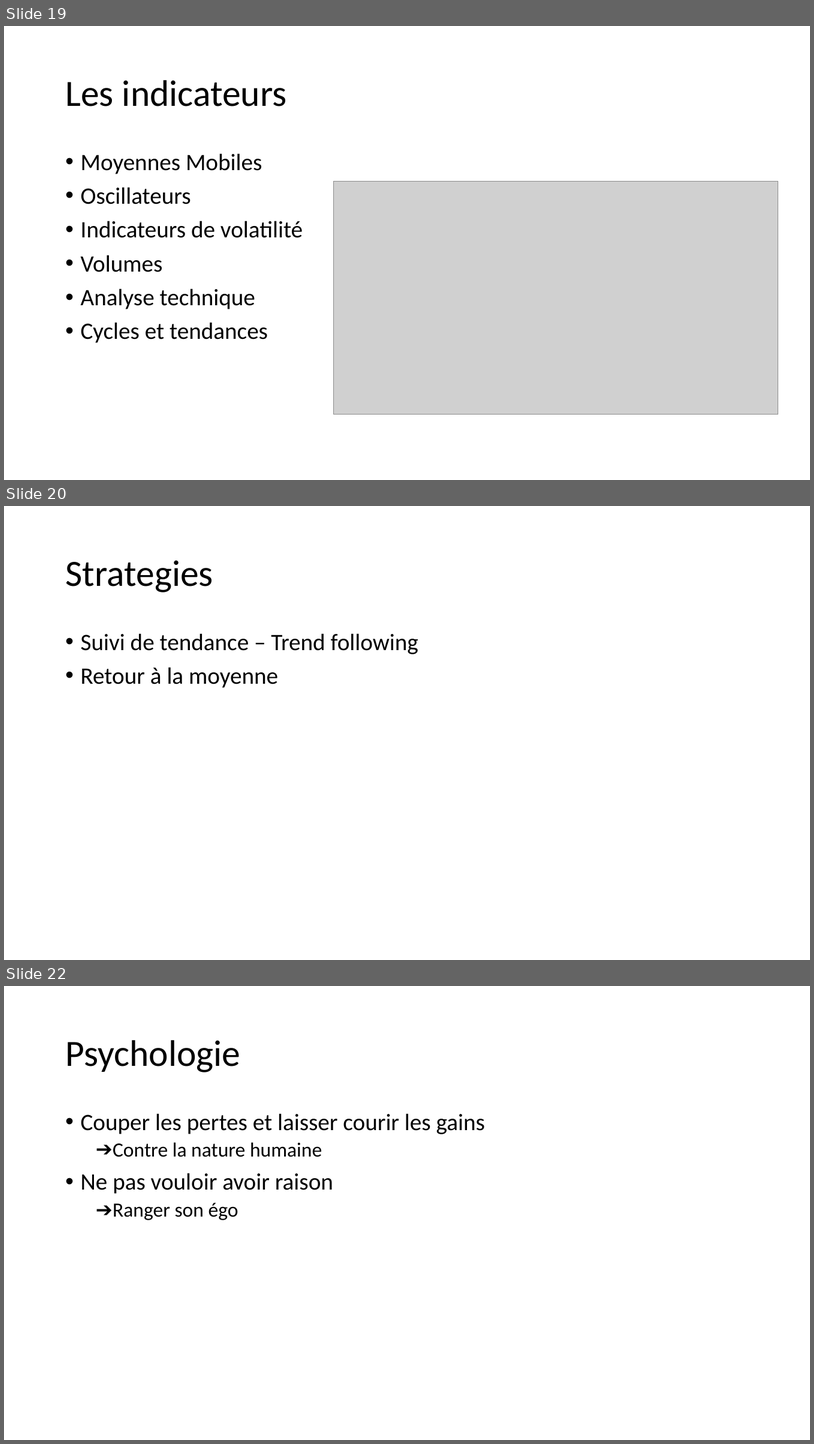
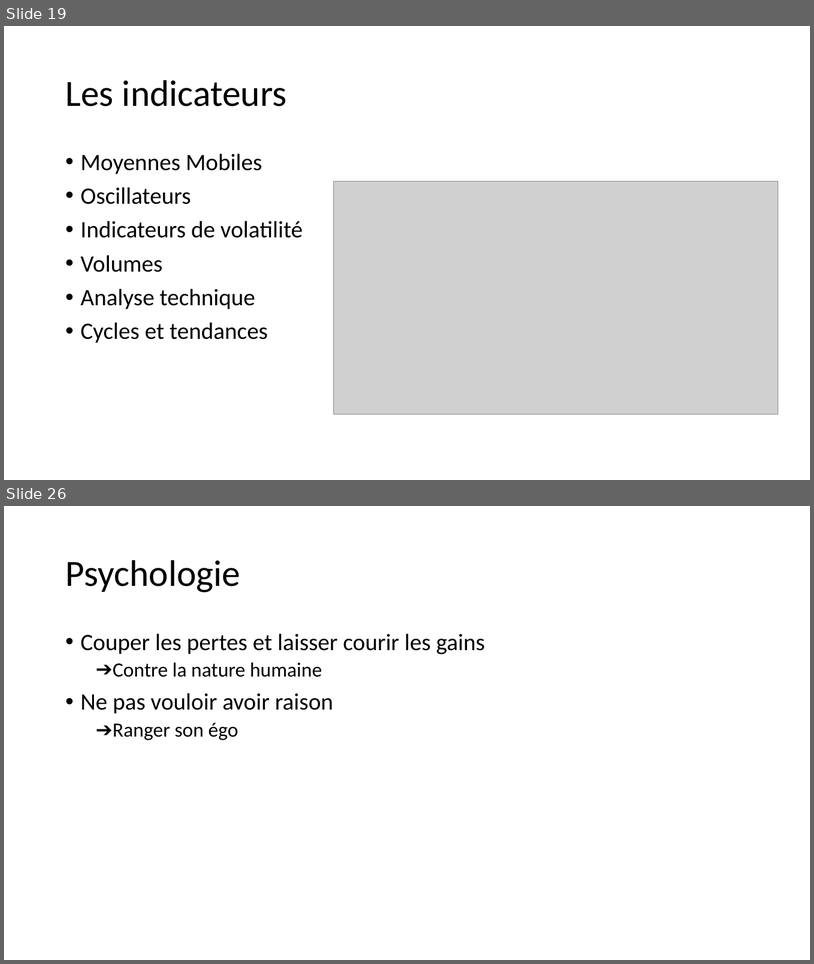
Before and after one commit to dadelcarbo/UltimateChartistRoot, a slide deck: Formation/Formation Bourse_Benoit.pptx. Shown one above the other, each under a label of ours: slides 19, 20 and 22 before the commit, slides 19 and 26 after it; the slides between them are not shown. The pictures are 814x1444 and 814x964 pixels, drawn with LibreOffice and Linux fonts; fonts in the diff are those of the drawing; grey boxes stand for pictures. Boxes give left, top, right and bottom in pixels: in the first picture for what was removed or moved away, otherwise in the second. Text is boxed around its words. In the diff, an @@ line names an element or a change of style, - is before the commit and + after.

```diff
--- a/Formation/Formation Bourse_Benoit.pptx
+++ b/Formation/Formation Bourse_Benoit.pptx
@@ slide 20 removed at <box>4,506,810,960</box>, background #FFFFFF @@
@@ title removed at <box>65,560,213,592</box> @@
-Strategies
@@ text removed at <box>81,633,419,688</box> @@
-• Suivi de tendance – Trend following
-• Retour à la moyenne
@@ what was slide 22 is now slide 26 @@
```
Also in this commit, not shown: 1 slide changed, 5 slides added, 5 other files.
